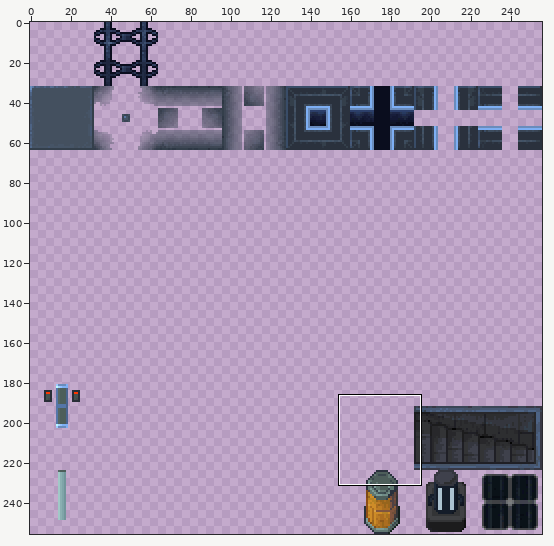
A sprite sheet gets an edit: assets/tilesets/station.png. The picture above shows the old version from afar; the outline marks the close-up.
Close-up. Before the commit:
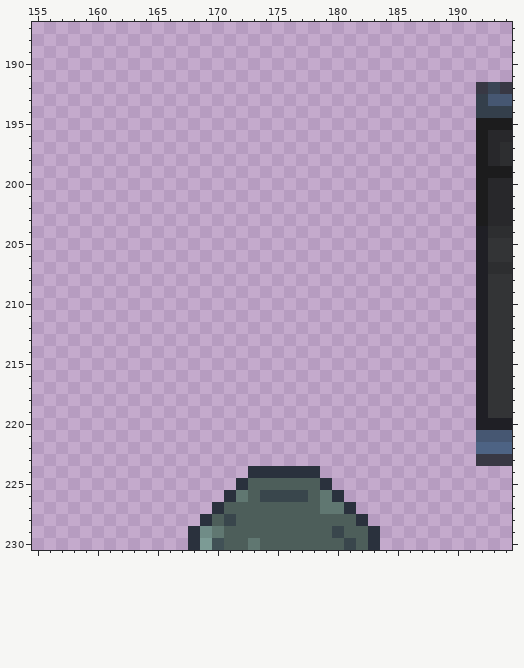
The file is 256x256 pixels. Colours within 5 levels of each other are drawn and written as one. Shown: x 155..194, y 187..230.
Once edited:
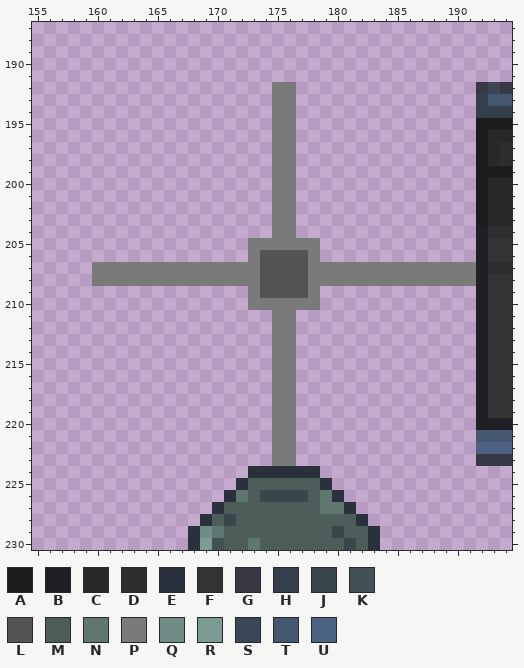
Palette (. is transparent): A #1c1c1d  B #1f1f25  C #28282b  D #2d2e30  E #2a313d  F #333436  G #383844  H #343f4b  J #39464c  K #415156  L #545454  M #4d5e5a  N #607771  P #7a7a7a  Q #708c87  R #7c9b95  S #3a4555  T #465772  U #4d6384
From old to new:
y 192..204: x 175..176 .. -> PP
y 205: x 173..178 ...... -> PPPPPP
y 206: x 173..178 ...... -> PLLLLP
y 207..208: x 160..191 ................................ -> PPPPPPPPPPPPPPLLLLPPPPPPPPPPPPPP
y 209: x 173..178 ...... -> PLLLLP
y 210: x 173..178 ...... -> PPPPPP
y 211..223: x 175..176 .. -> PP
Where, in picture pixels (left, top, right, bottom), the same in both close-ups:
added: (92, 82, 476, 466)
